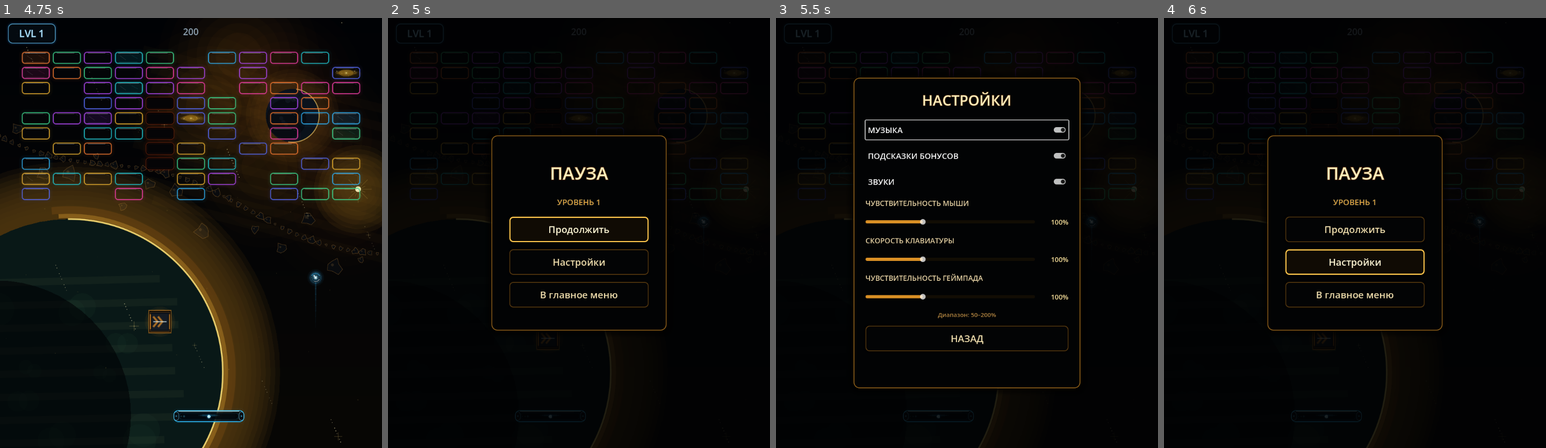
Above: before the commit, frames 1-4 (left to right).
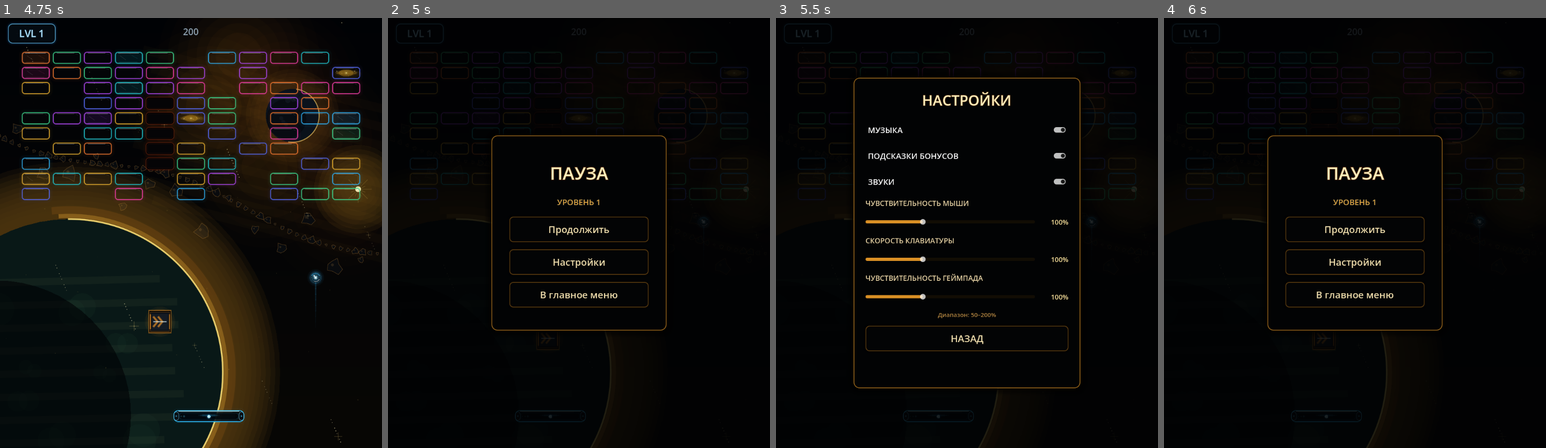
Above: after the commit, the same moments.

Repository: Ardarik421/arkanoid
Game: Godot game, scene res://scenes/main_menu.tscn
The game is run twice, just before and just after one commit, with the same random seed, the same clock (stepped at 60 frames per second) and the same inputs.
Inputs (mouse positions are in pixels of both pictures, inside the frame that each line leads up to):
- Up to frame 1 (4.75 s): click "НОВАЯ ИГРА" at 0.5 s; tap Enter at 1.25 s; move the mouse to (275, 211) at 1.27 s; hold D (move_right) 1.28-2.03 s; tap Space (launch_ball) every 0.75 s from 1.35 to 4.35 s; click (275, 211) at 1.42 s; move the mouse to (114, 254) at 2.02 s; hold A (move_left) 2.03-2.78 s; move the mouse to (229, 138) at 2.77 s; hold D (move_right) 2.78-4.28 s; move the mouse to (171, 319) at 3.52 s; click (171, 319) at 3.67 s; move the mouse to (305, 297) at 4.27 s; hold A (move_left) from 4.28 s (still down)
- Up to frame 2 (5 s): keep holding A (move_left); tap Escape (ui_cancel) at 4.9 s
- Up to frame 3 (5.5 s): release A (move_left) at 5 s; click "Настройки" at 5 s
- Up to frame 4 (6 s): click "НАЗАД" at 5.75 s

Frame 1 is identical in both runs. In frame 2, 0.4% of the frame differs, in the area x 31-69%, y 46-53%; in frame 3, 0.3%; in frame 4, 0.4%.

Commit message:
Avoid forced focus in pause menus

Diff:
--- a/scenes/pause_menu.gd
+++ b/scenes/pause_menu.gd
@@ -270,7 +270,9 @@
 	pause_panel.visible = true
 	pause_menu.visible = true
 	visible = true
-	continue_button.grab_focus()
+	continue_button.release_focus()
+	settings_button.release_focus()
+	main_menu_button.release_focus()
 
 func hide_pause_menu():
 	visible = false
@@ -280,15 +282,16 @@
 	pause_menu.visible = false
 	settings_panel.visible = true
 	for child in settings_box.get_children():
-		if child is CheckButton:
-			child.grab_focus()
-			break
+		if child is Control:
+			child.release_focus()
 
 func hide_settings():
 	settings_panel.visible = false
 	pause_panel.visible = true
 	pause_menu.visible = true
-	settings_button.grab_focus()
+	continue_button.release_focus()
+	settings_button.release_focus()
+	main_menu_button.release_focus()
 
 func return_to_main_menu():
 	Input.mouse_mode = Input.MOUSE_MODE_VISIBLE
